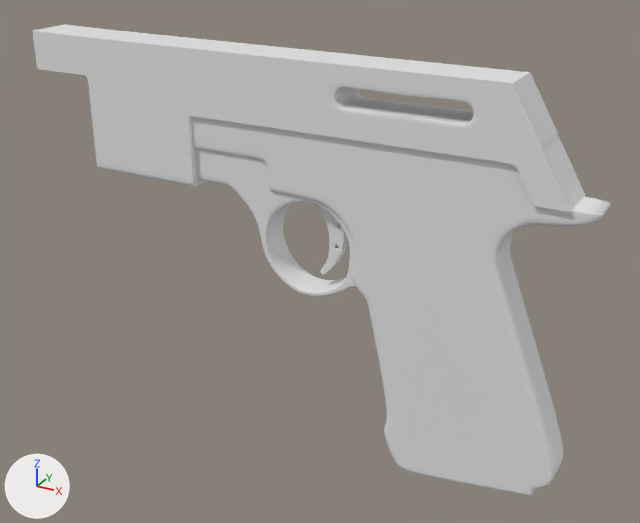
The Blender file ppn8/ppn8.blend as it was, and as the next commit left it.
One viewpoint serves both versions: a 50 mm camera at (1.9, -2.51, 1.97) aimed at (0.5, 0.03, 0.7). The axes (+X, +Y, +Z) are drawn at lower left. The lights are the same throughout.

Names of what the first picture shows: 'death_toggle', 'frame', 'frame.001', 'grip', 'trigger_guard'.
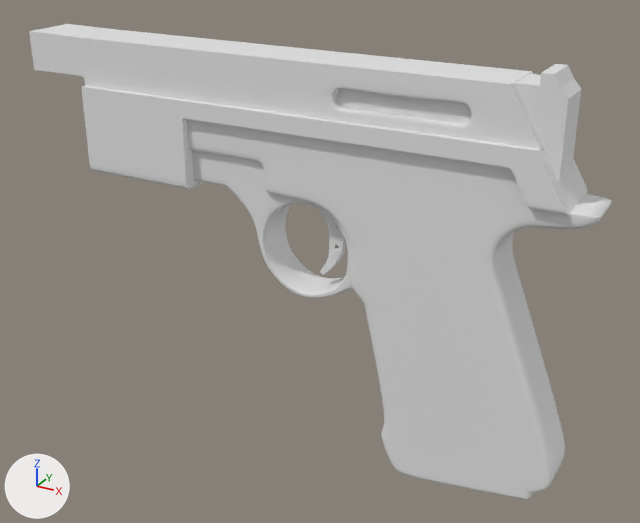
Commit message: added slide

Changed parts and their boxes (x1, y1, x2, y2) in the pictures (640 x 523 px):
'grip', rescaled: before (191, 116, 610, 495); after (187, 119, 612, 499)
'frame.001', rescaled: before (32, 24, 558, 147); after (29, 24, 543, 149)
'frame', rescaled: before (89, 85, 585, 212); after (81, 85, 587, 215)
'trigger_guard', rescaled: before (195, 149, 357, 296); after (192, 150, 353, 298)
'slide', added: after (336, 64, 581, 182)

Edits to the bpy script that builds the scene:
```text
Add me_cube_007:
    me_cube_007.from_pydata([(-2.3, -1.0, -0.37), (-2.3, -1.0, 0.9), (1.11, -1.0, -0.37), (0.74, -1.0, -0.37), (0.74, -1.0, 0.9), (-2.3, -1.0, 0.78), (1.11, -1.0, 0.78), (0.74, -1.0, 0.78), (0.74, -1.0, 1.06), (1.0, -1.0, 0.9), (0.9, -1.0, 1.06), (-2.3, 0.0, -0.37), (-2.3, 0.0, 0.9), (1.11, 0.0, -0.37), (0.74, 0.0, 0.9), (0.74, 0.0, -0.37), (1.11, 0.0, 0.78), (-2.3, 0.0, 0.78), (0.74, 0.0, 1.06), (0.9, 0.0, 1.06), (1.0, 0.0, 0.9)], [], [(7, 4, 1, 5), (15, 13, 2, 3), (14, 12, 1, 4), (11, 15, 3, 0), (6, 9, 4, 7), (2, 6, 7, 3), (3, 7, 5, 0), (13, 16, 6, 2), (14, 4, 8, 18), (4, 9, 10, 8), (0, 5, 17, 11), (5, 1, 12, 17), (18, 8, 10, 19), (19, 10, 9, 20), (20, 9, 6, 16)])
Change ob_grip:
    ob_grip.scale: (0.228, 0.072, 0.228) -> (0.228, 0.0976, 0.228)
Change ob_trigger_guard:
    ob_trigger_guard.scale: (0.348, 0.0604, 0.348) -> (0.348, 0.0768, 0.348)
Change ob_frame:
    ob_frame.scale: (0.29, 0.138, 0.29) -> (0.29, 0.199, 0.29)
Change ob_frame_001:
    ob_frame_001.scale: (0.29, 0.0646, 0.29) -> (0.29, 0.0768, 0.29)
Add ob_slide:
    ob_slide = bpy.data.objects.new('slide', me_cube_007)
    ob_slide.location = (1.081, 0.0, 1.226)
    ob_slide.scale = (0.226, 0.073, 0.226)
    _m = ob_slide.modifiers.new('Mirror', 'MIRROR')
    _m.use_axis = (False, True, False)
    _m.use_clip = True
```
